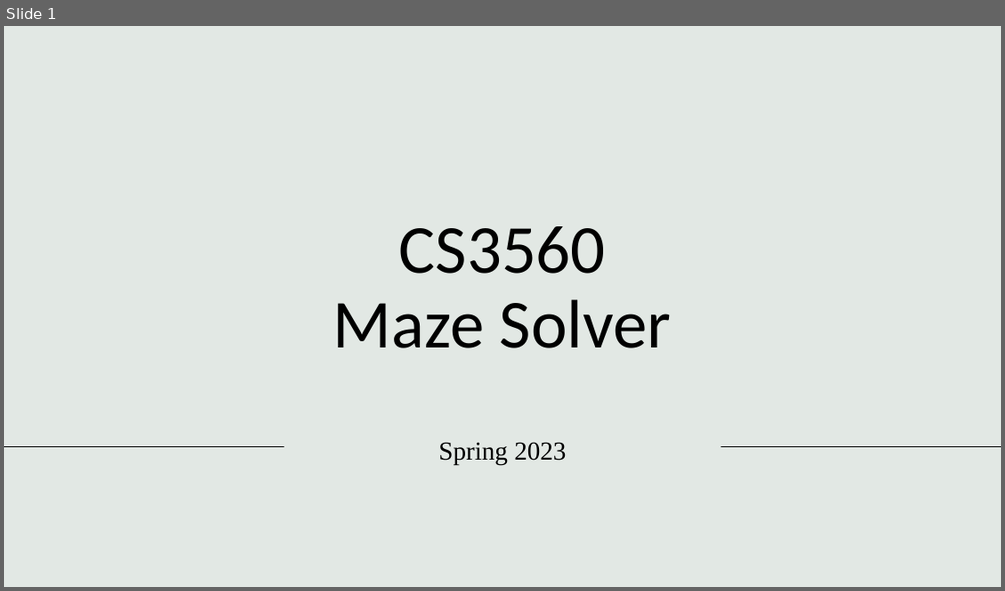
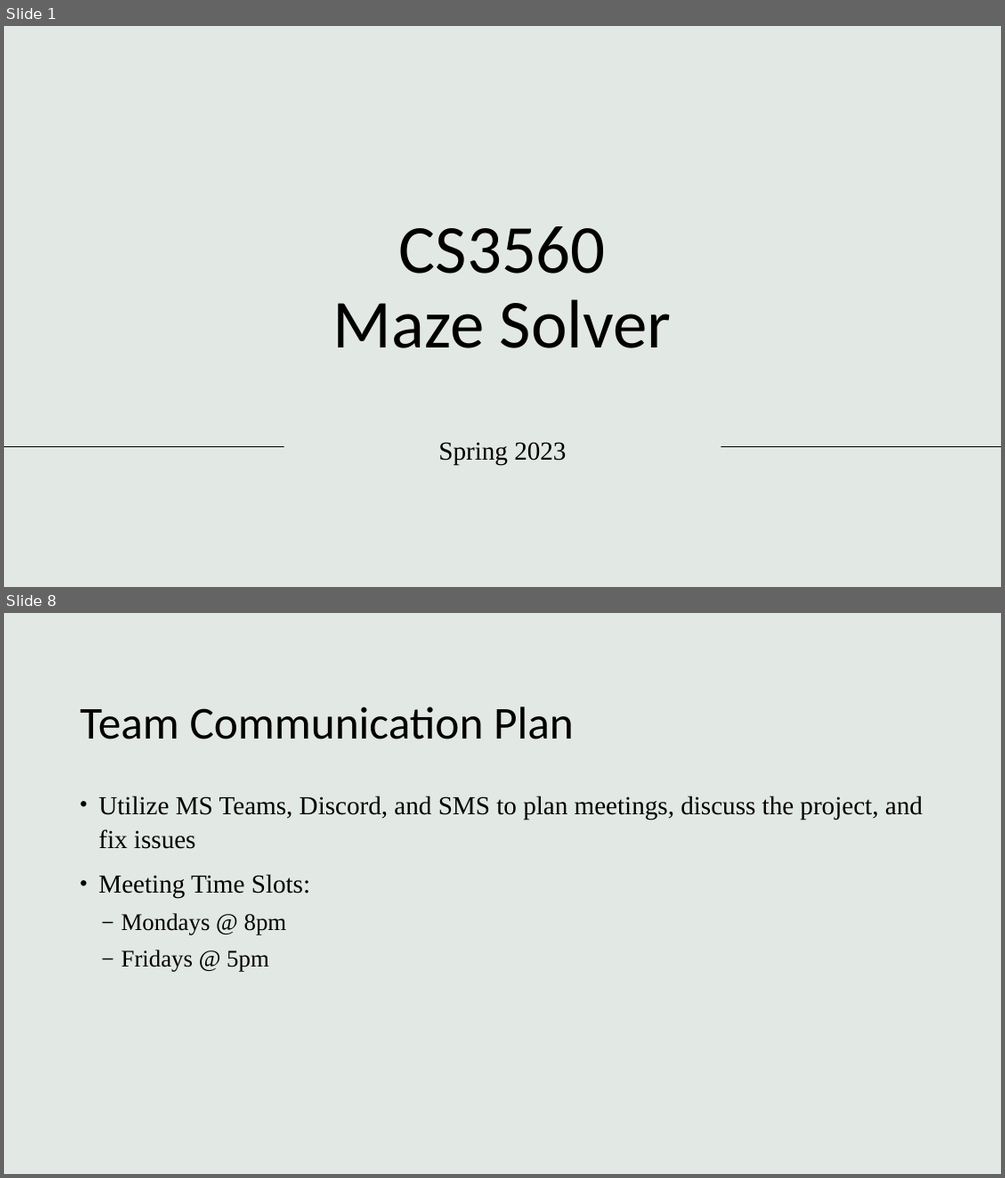
Before and after one commit to andujarnick/SoftwareToolsMazeSolver, a slide deck: presentations/Checkpoint 1.pptx. Shown one above the other, each under a label of ours: slide 1 before the commit, slides 1 and 8 after it; the slides between them are not shown. The pictures are 1005x591 and 1005x1178 pixels, drawn with LibreOffice and Linux fonts; fonts in the diff are those of the drawing; background and template pictures are left out. Boxes give left, top, right and bottom in pixels: in the first picture for what was removed or moved away, otherwise in the second. Text is boxed around its words. In the diff, an @@ line names an element or a change of style, - is before the commit and + after.

```diff
--- a/presentations/Checkpoint 1.pptx
+++ b/presentations/Checkpoint 1.pptx
@@ slide 8 added at (4, 613, 1001, 1174), background #E2E8E4 @@
@@ title added at (80, 706, 574, 739), 44 pt, text #000000 @@
+Team Communication Plan
@@ text added at (98, 795, 922, 972), 25 pt, text #000000 @@
+• Utilize MS Teams, Discord, and SMS to plan meetings, discuss the project, and fix issues
+• Meeting Time Slots:
+  – Mondays @ 8pm
+  – Fridays @ 5pm
```
Also in this commit, not shown: 7 other slides added.
